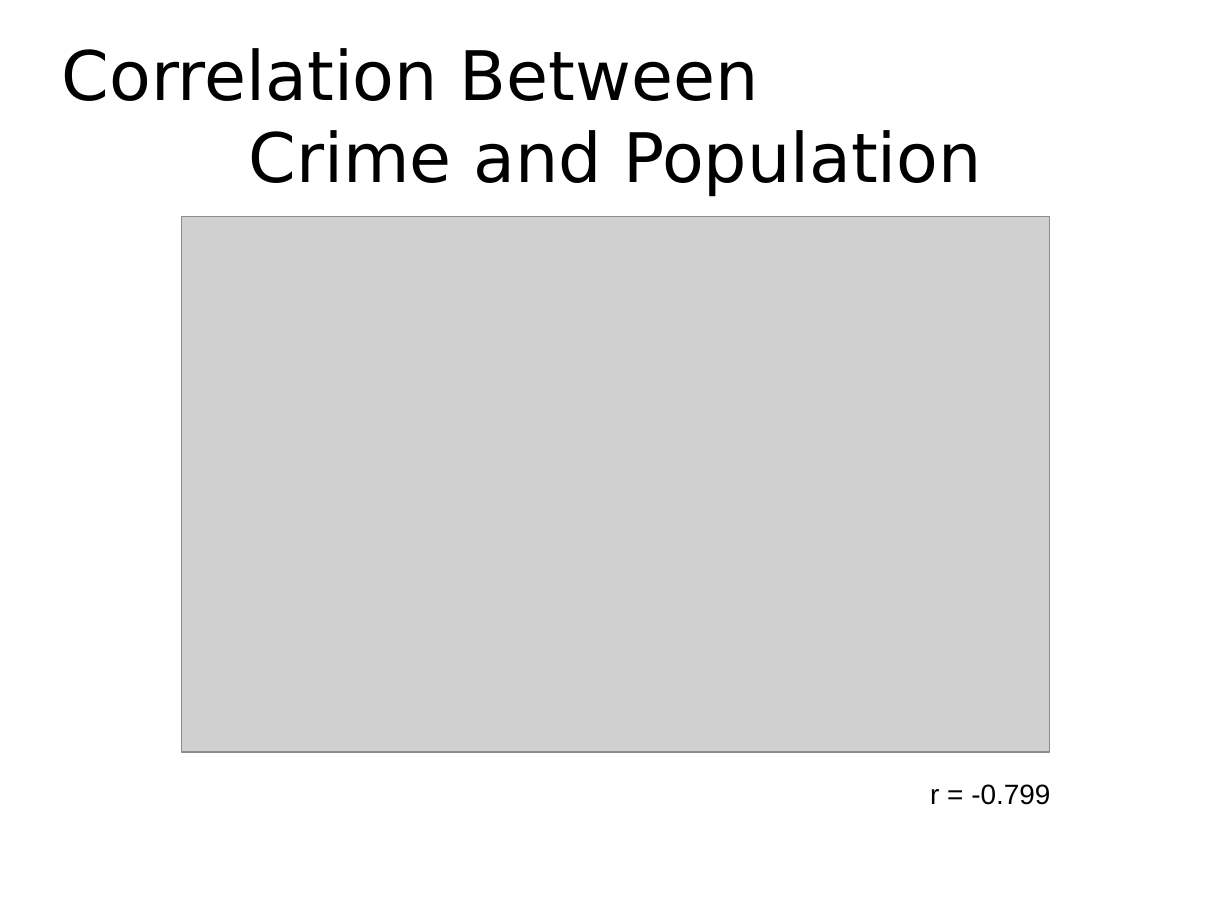
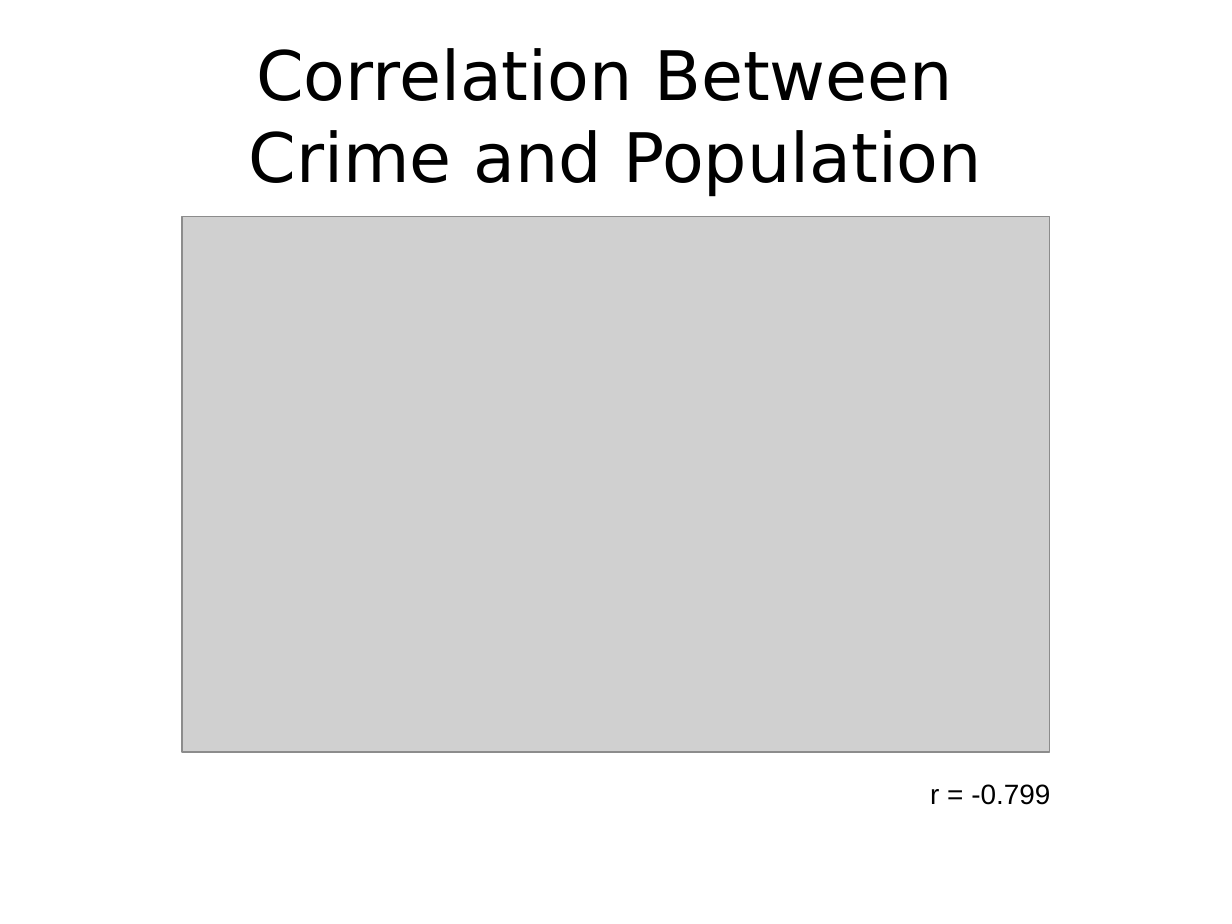
Before and after one commit to ptrbates/portland_crime_analysis, a slide deck: slide 5 of docs/Bates_presentation.pptx. Drawn at 1232x924 pixels with LibreOffice and Linux fonts; fonts in the diff are those of the drawing; grey boxes stand for pictures. Boxes give left, top, right and bottom in pixels: in the first picture for what was removed or moved away, otherwise in the second. Text is boxed around its words. In the diff, an @@ line names an element or a change of style, - is before the commit and + after.

```diff
--- a/docs/Bates_presentation.pptx
+++ b/docs/Bates_presentation.pptx
@@ text at (249,48,982,196): text changed @@
-Correlation Between
-Crime and Population
+Correlation Between
+Crime and Population
```
Also in this commit, not shown: 7 other slides changed, 5 slides added, 10 other files.
